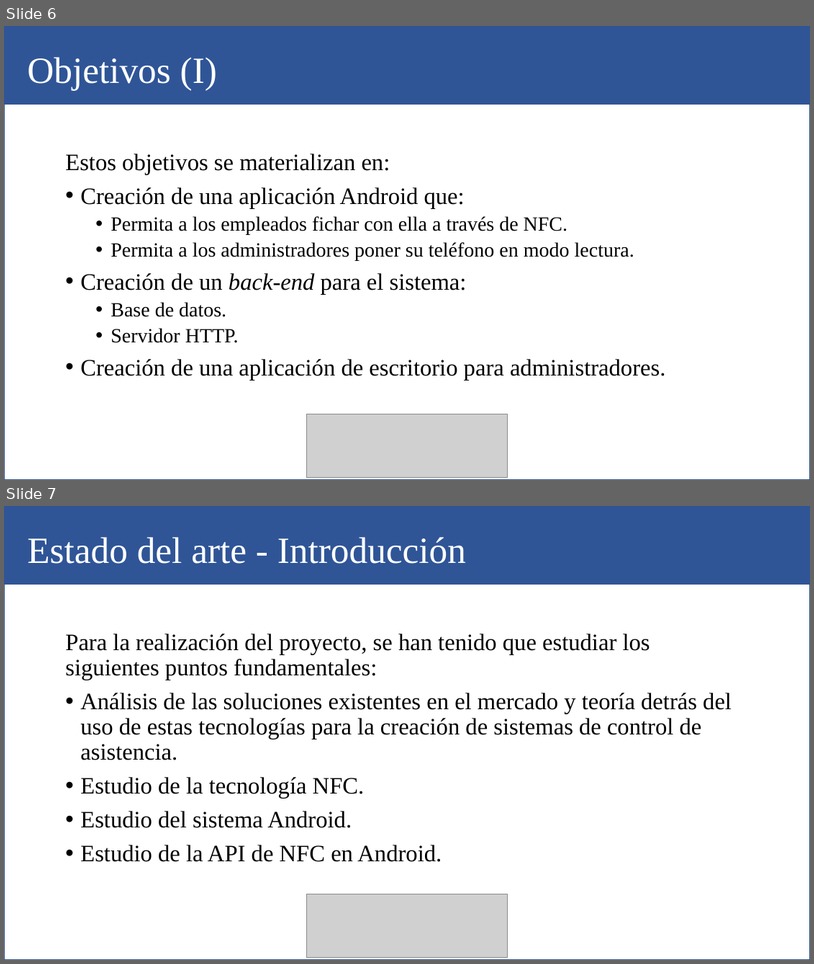
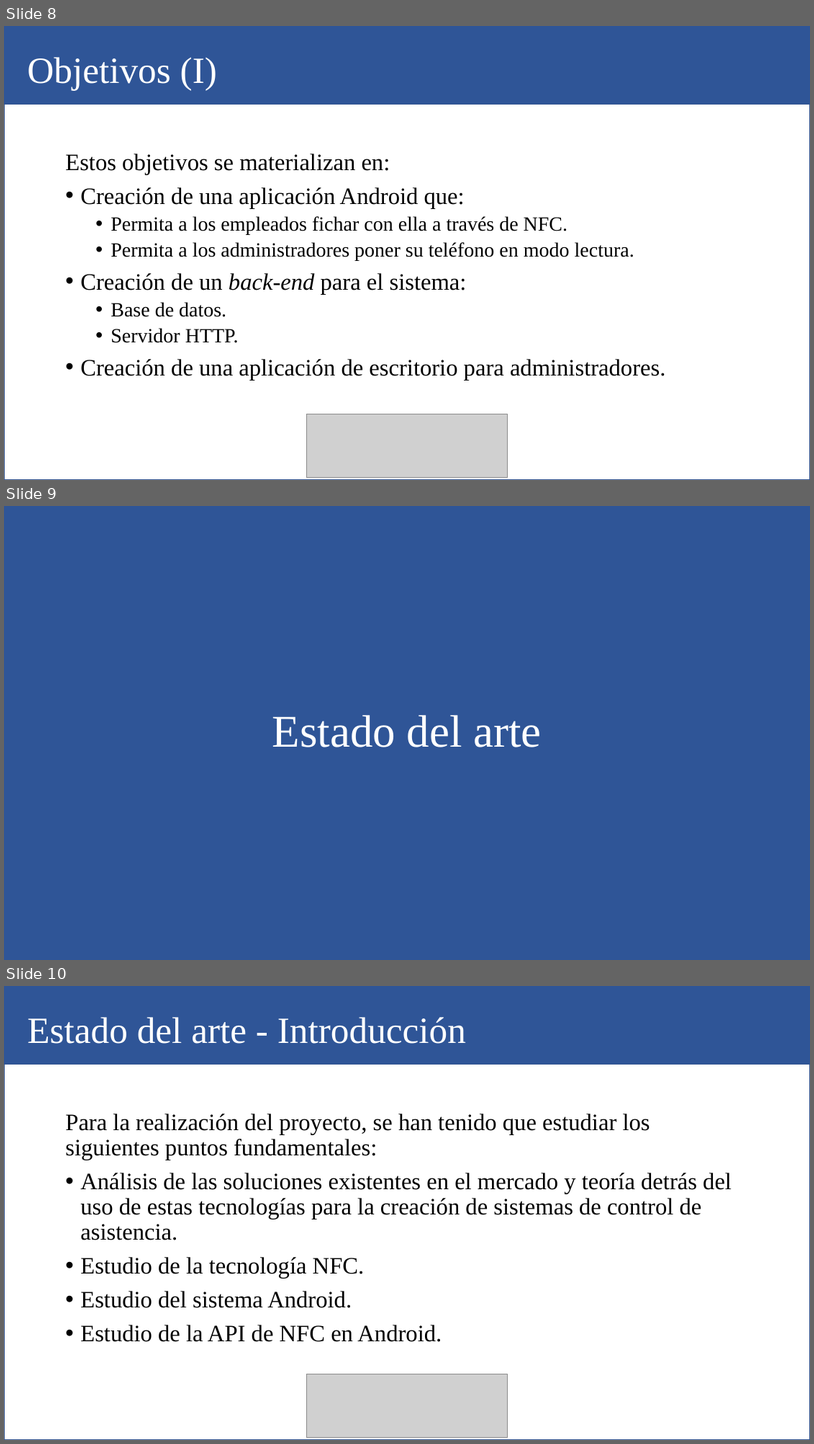
Before and after one commit to EduardoGravan/TFG, a slide deck: Presentación TFG.pptx. Shown one above the other, each under a label of ours: slides 6 and 7 before the commit, slides 8, 9 and 10 after it. The pictures are 814x964 and 814x1444 pixels, drawn with LibreOffice and Linux fonts; fonts in the diff are those of the drawing; grey boxes stand for pictures. Boxes give left, top, right and bottom in pixels: in the first picture for what was removed or moved away, otherwise in the second. Text is boxed around its words. In the diff, an @@ line names an element or a change of style, - is before the commit and + after.

```diff
--- a/Presentación TFG.pptx
+++ b/Presentación TFG.pptx
@@ slide 9 added at [4,506,810,960], background #2F5597 @@
@@ title added at [273,715,541,747], 54 pt, text #FFFFFF @@
+Estado del arte
@@ what was slide 6 is now slide 8 @@
@@ what was slide 7 is now slide 10 @@
```
Also in this commit, not shown: 2 slides changed, 4 other slides added.
